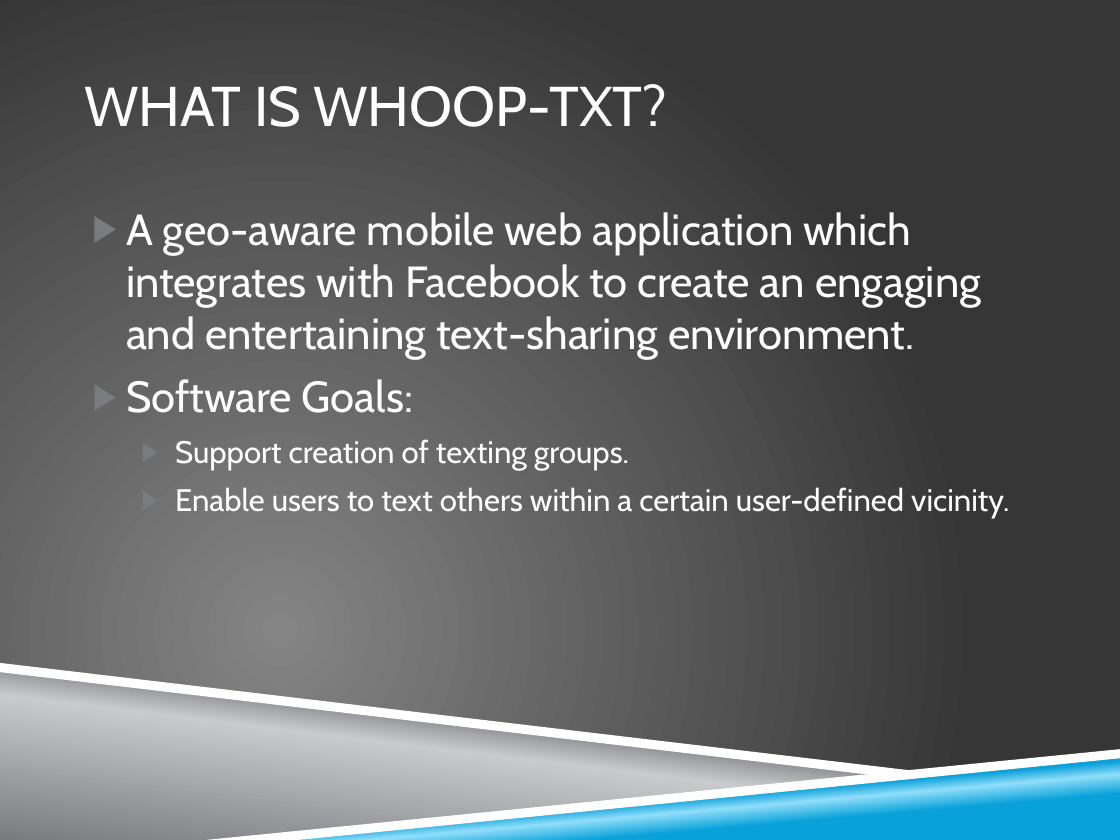
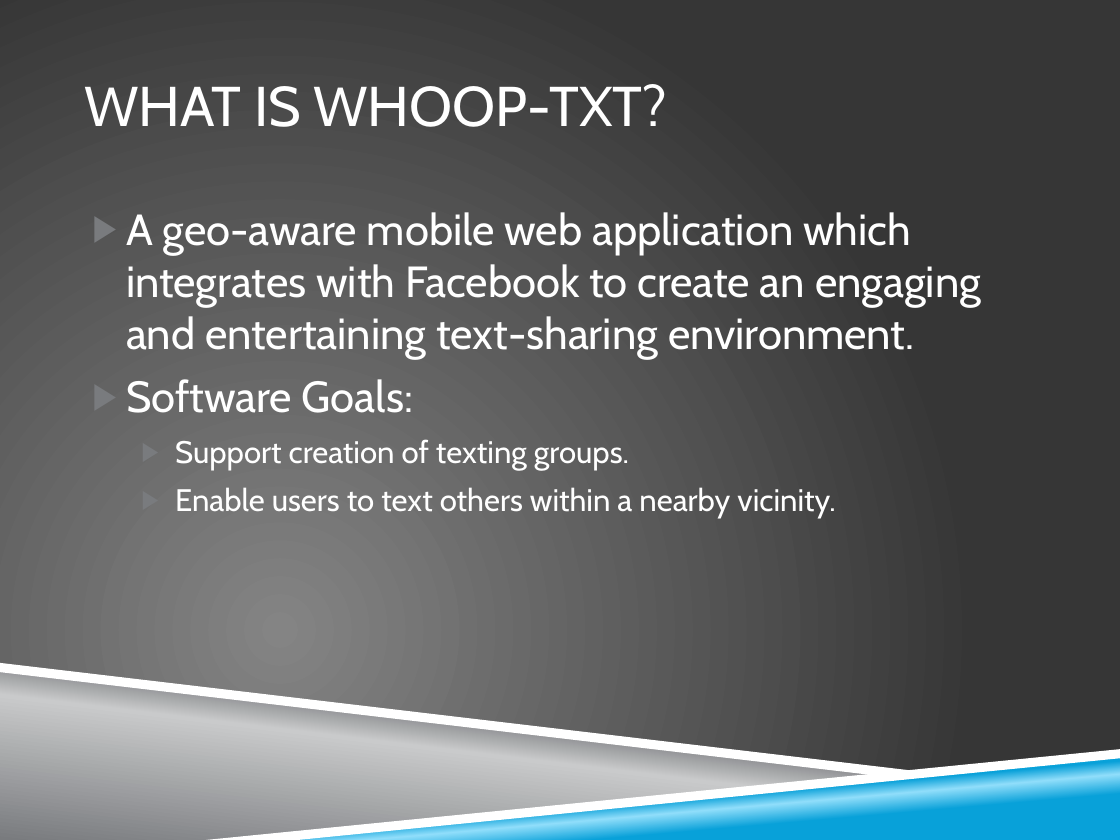
Before and after one commit to zkhalapyan/whoop-txt, a slide deck: slide 2 of doc/final_presentation.pptx. Drawn at 1120x840 pixels with LibreOffice and Linux fonts; fonts in the diff are those of the drawing; background and template pictures are left out. Boxes give left, top, right and bottom in pixels: in the first picture for what was removed or moved away, otherwise in the second. Text is boxed around its words. In the diff, an @@ line names an element or a change of style, - is before the commit and + after.

```diff
--- a/doc/final_presentation.pptx
+++ b/doc/final_presentation.pptx
@@ text at [175,487,835,519]: text changed @@
-  ▶ Enable users to text others within a certain user-defined vicinity.
+  ▶ Enable users to text others within a nearby vicinity.
```
Also in this commit, not shown: 2 other slides changed.
